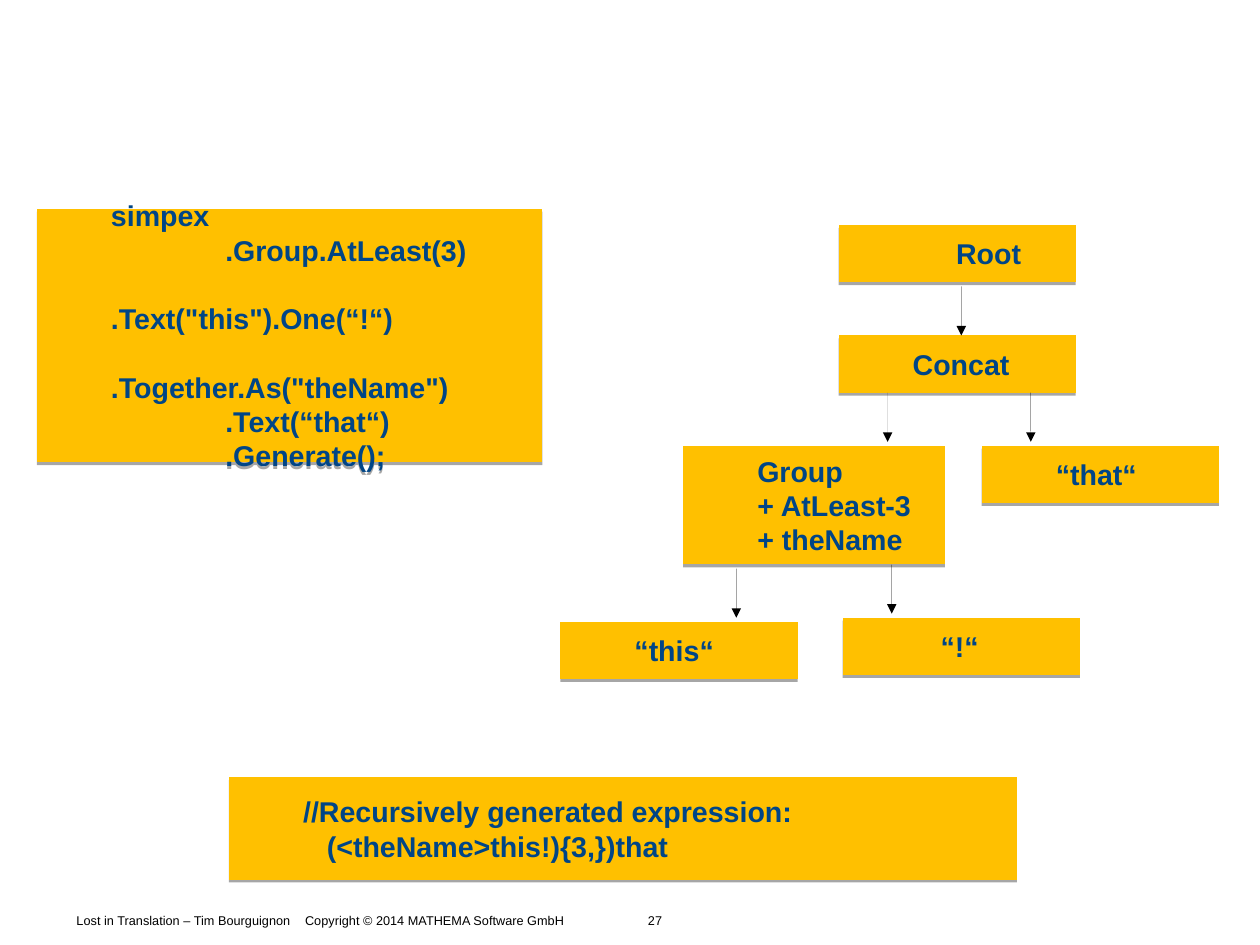
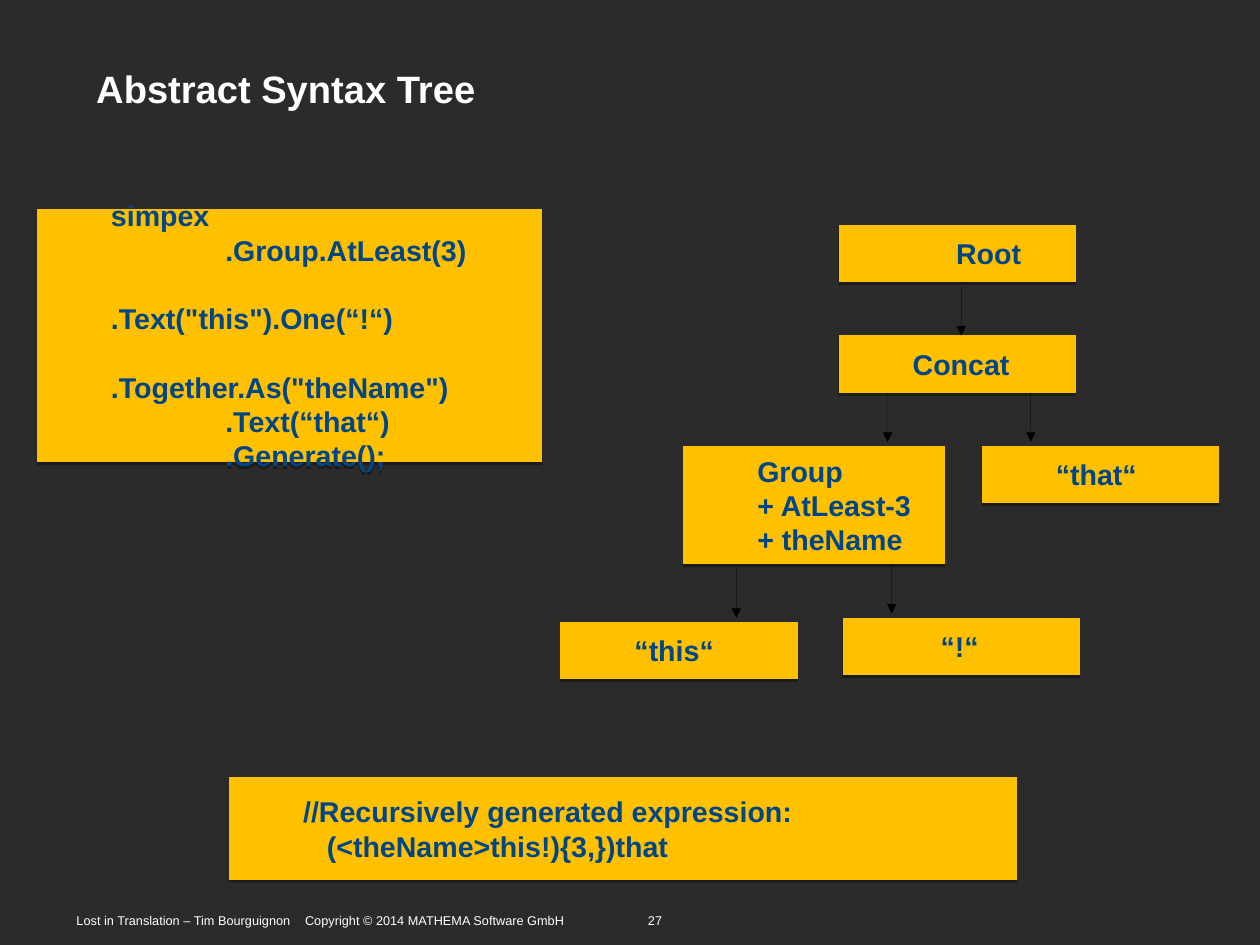
Before and after one commit to Timothep/Talk.LostInTranslation, a slide deck: slide 27 of LostInTranslation.odp. Drawn at 1260x945 pixels with LibreOffice and Linux fonts; fonts in the diff are those of the drawing; background and template pictures are left out; a plain dark background stands for a picture behind light text. Boxes give left, top, right and bottom in pixels: in the first picture for what was removed or moved away, otherwise in the second. Text is boxed around its words. In the diff, an @@ line names an element or a change of style, - is before the commit and + after.

```diff
--- a/LostInTranslation.odp
+++ b/LostInTranslation.odp
@@ background #FFFFFF to picture (left out) @@
@@ title "Abstract Syntax Tree" rewrapped from (348,51,1164,121) to (96,75,475,111) @@
@@ text at (76,915,662,928): text colour #000000 to #FFFFFF @@
```
Also in this commit, not shown: 40 other slides changed.
